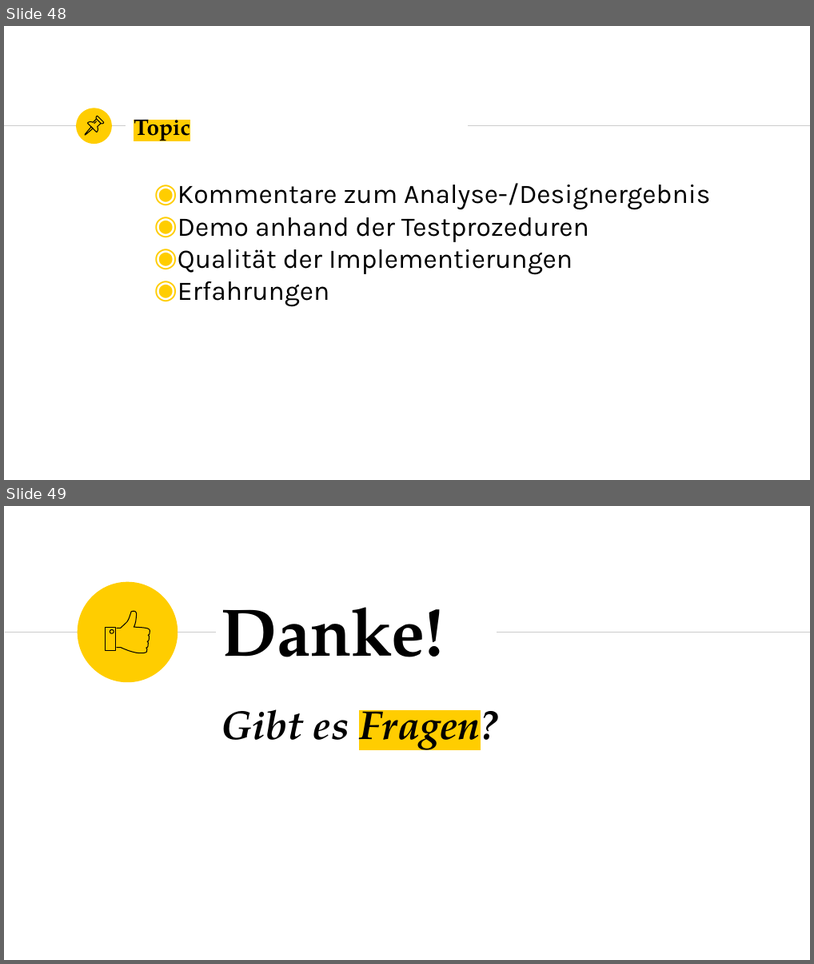
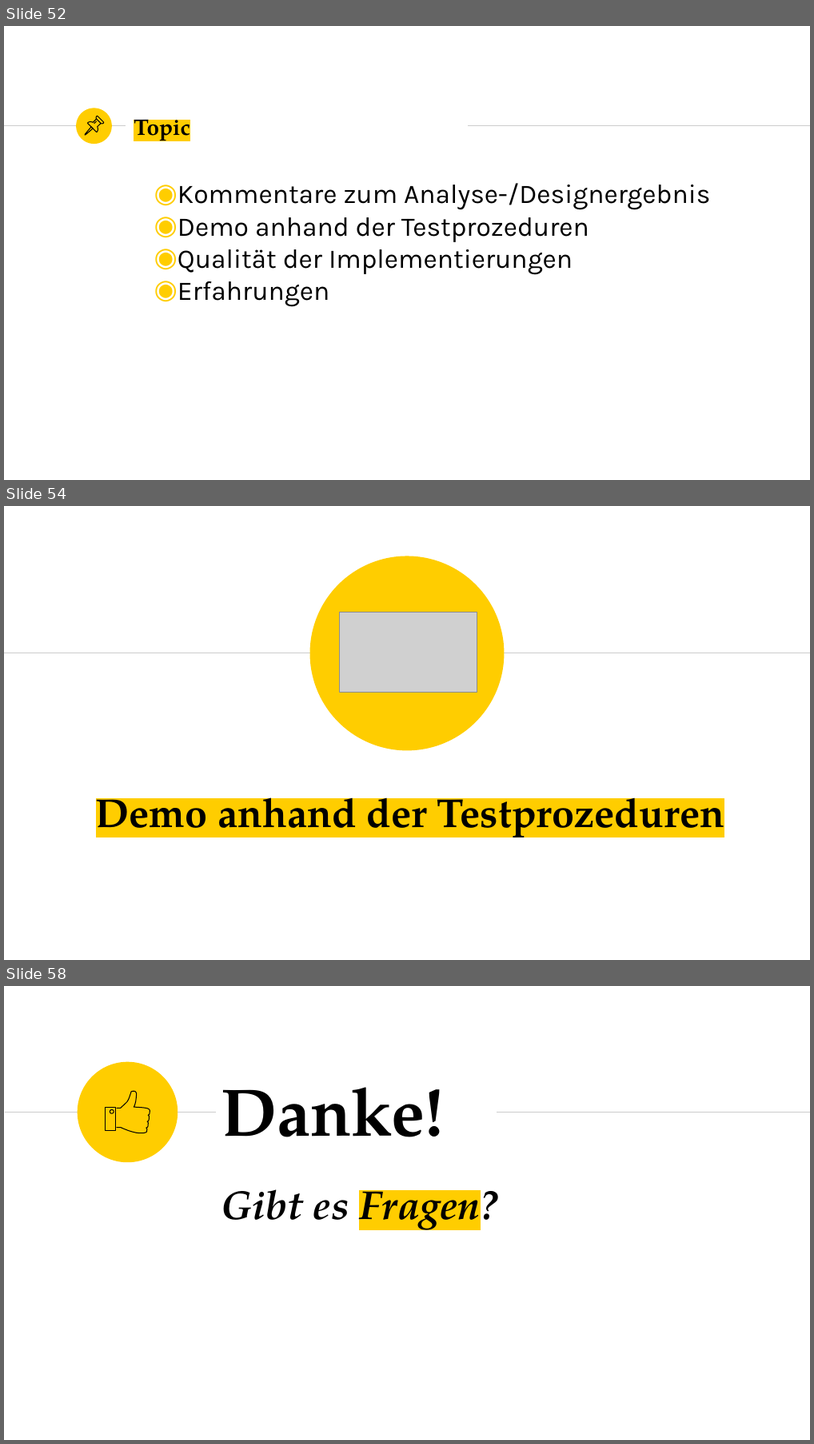
Before and after one commit to marcelherd/OOT-Projekt, a slide deck: Presentation/Presentation.pptx. Shown one above the other, each under a label of ours: slides 48 and 49 before the commit, slides 52, 54 and 58 after it; the slides between them are not shown. The pictures are 814x964 and 814x1444 pixels, drawn with LibreOffice and Linux fonts; fonts in the diff are those of the drawing; grey boxes stand for pictures. Boxes give left, top, right and bottom in pixels: in the first picture for what was removed or moved away, otherwise in the second. Text is boxed around its words. In the diff, an @@ line names an element or a change of style, - is before the commit and + after.

```diff
--- a/Presentation/Presentation.pptx
+++ b/Presentation/Presentation.pptx
@@ slide 54 added at (4, 506, 810, 960), background #FFFFFF @@
@@ ellipse added at (310, 556, 505, 750), fill #FFCD00 @@
@@ picture added at (339, 612, 478, 692) @@
@@ line added from (4, 652) to (810, 652), #CCCCCC 0.75 pt @@
@@ title added at (96, 784, 725, 841), 36 pt, text #000000, bold @@
+Demo anhand der Testprozeduren
@@ what was slide 48 is now slide 52 @@
@@ what was slide 49 is now slide 58 @@
```
Also in this commit, not shown: 8 other slides added.
